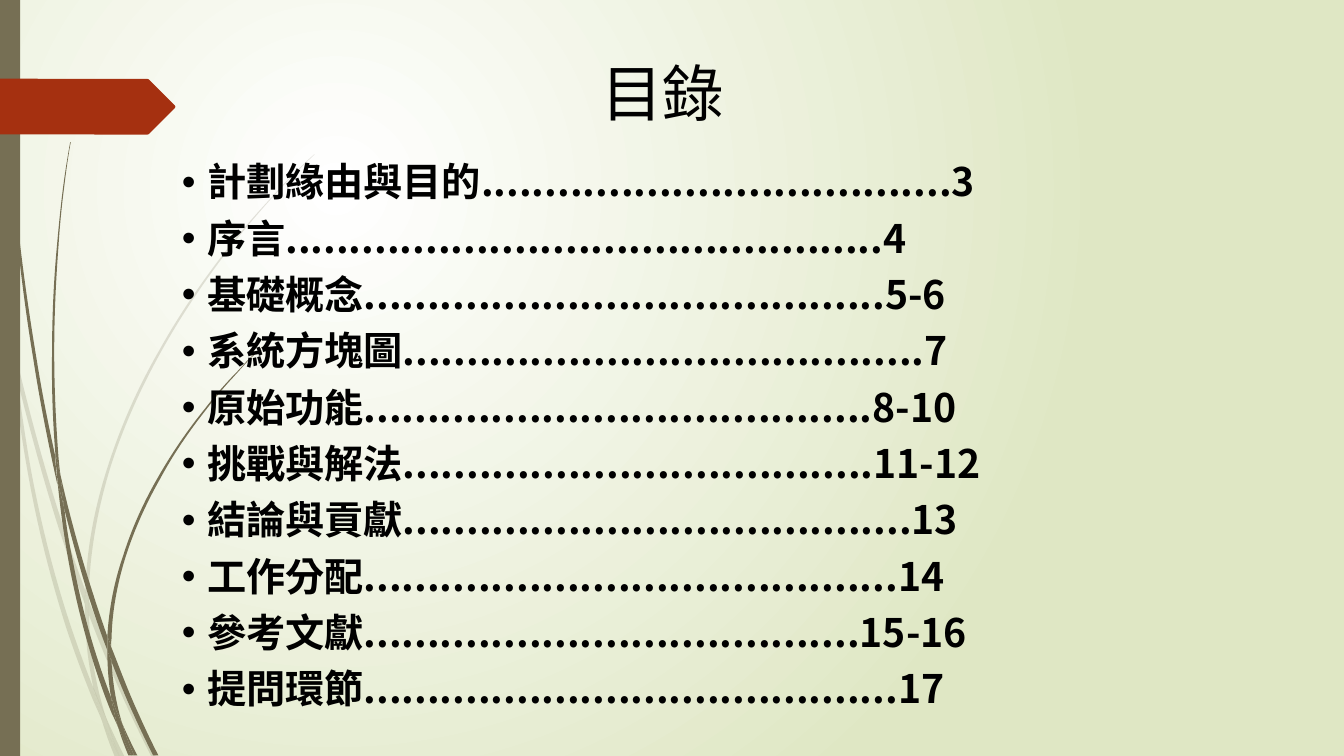
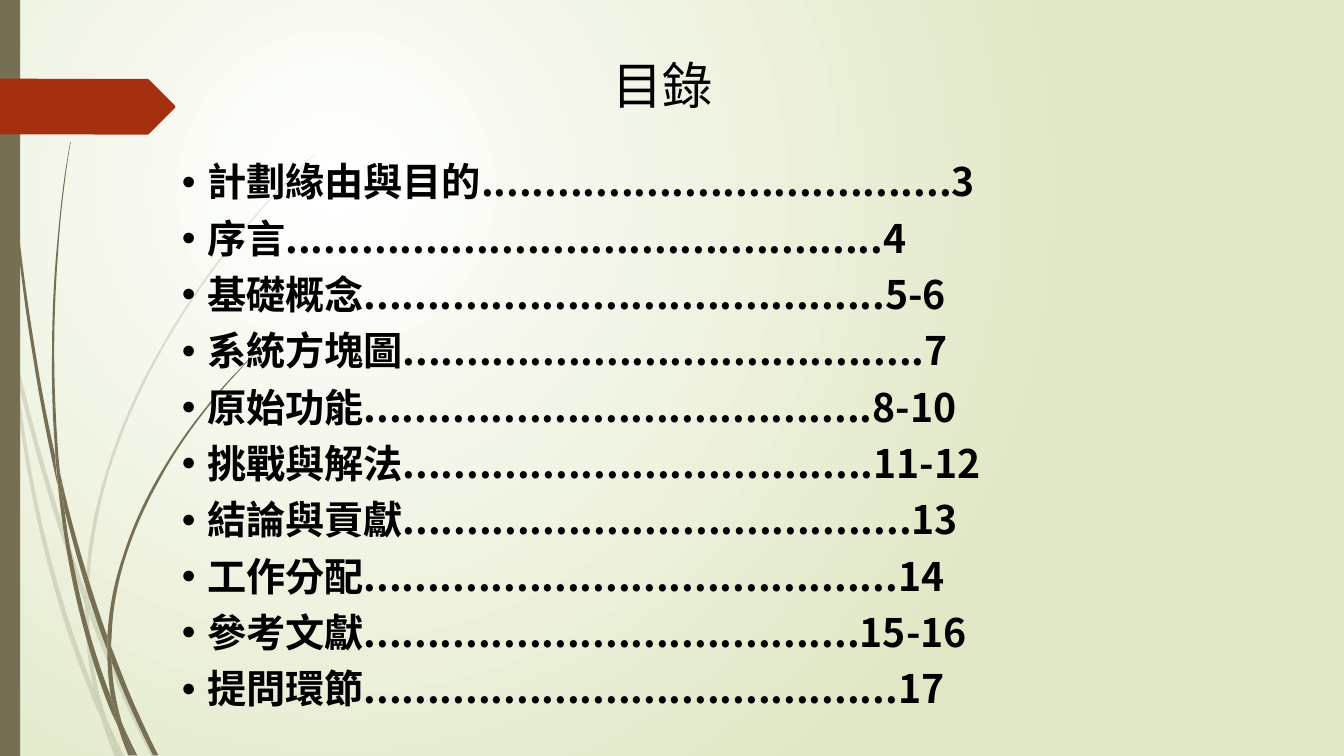
Before and after one commit to NIUWCSP/OTSM, a slide deck: slide 2 of report/以SDR實現OTSM通訊技術.pptx. Drawn at 1344x756 pixels with LibreOffice and Linux fonts; fonts in the diff are those of the drawing. Boxes give left, top, right and bottom in pixels: in the first picture for what was removed or moved away, otherwise in the second. Text is boxed around its words. In the diff, an @@ line names an element or a change of style, - is before the commit and + after.

```diff
--- a/report/以SDR實現OTSM通訊技術.pptx
+++ b/report/以SDR實現OTSM通訊技術.pptx
@@ title "目錄" at <box>613,61,714,108</box>: size 44 to 36 pt, font Noto Sans CJK JP to League Spartan @@
```
Also in this commit, not shown: 13 other slides changed, 1 slide added, 1 slide removed.
